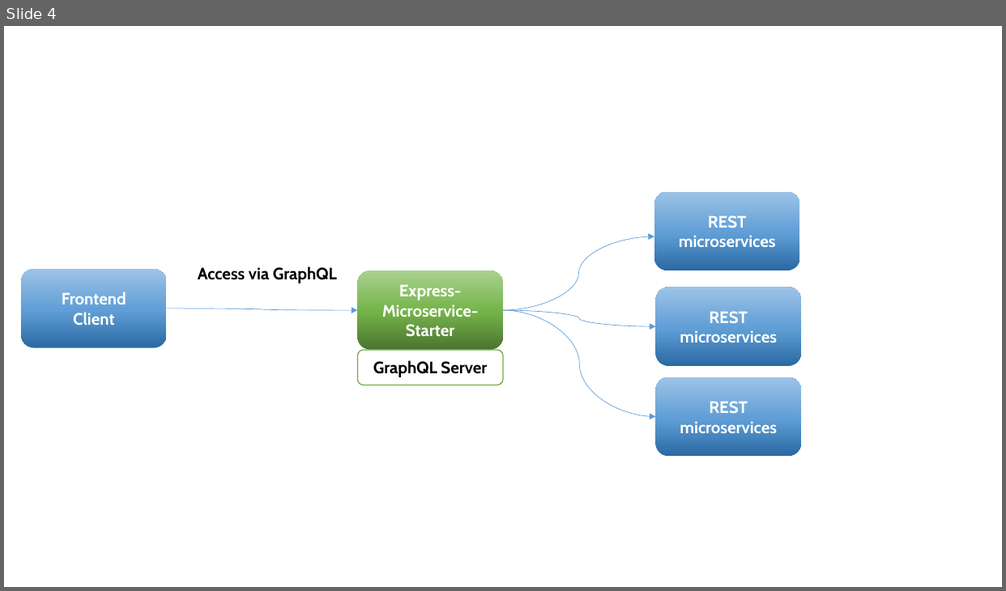
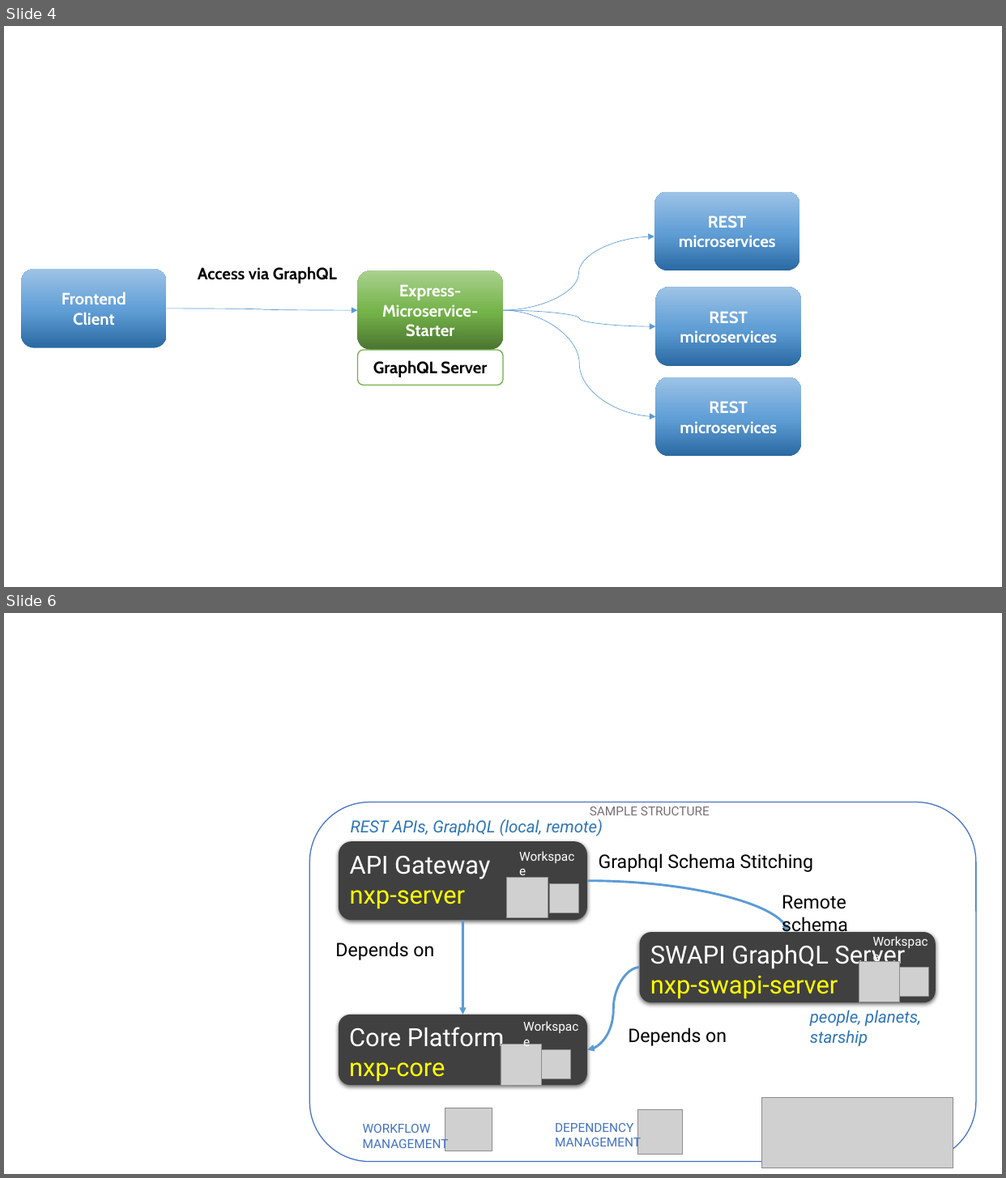
Before and after one commit to tsukhu/nxplorerjs-microservice-starter, a slide deck: screenshots/nxplorerjs.pptx. Shown one above the other, each under a label of ours: slide 4 before the commit, slides 4 and 6 after it; the slides between them are not shown. The pictures are 1006x591 and 1006x1178 pixels, drawn with LibreOffice and Linux fonts; fonts in the diff are those of the drawing; grey boxes stand for pictures. Boxes give left, top, right and bottom in pixels: in the first picture for what was removed or moved away, otherwise in the second. Text is boxed around its words. In the diff, an @@ line names an element or a change of style, - is before the commit and + after.

```diff
--- a/screenshots/nxplorerjs.pptx
+++ b/screenshots/nxplorerjs.pptx
@@ slide 6 added at <box>4,613,1002,1174</box>, background #FFFFFF @@
@@ group added at <box>309,803,976,1169</box>: 12 texts, 9 pictures, 4 rounded rectangles, 3 curved arrows @@
+Core Platform
+nxp-core
+API Gateway
+nxp-server
+SWAPI GraphQL Server
+nxp-swapi-server
+Graphql Schema Stitching
+Remote schema
+Depends on
+Depends on
+Workspace
+Workspace
+Workspace
+WORKFLOW MANAGEMENT
+DEPENDENCY MANAGEMENT
+people, planets, starship
+REST APIs, GraphQL (local, remote)
+SAMPLE STRUCTURE
```
Also in this commit, not shown: 1 slide changed, 3 other files.
